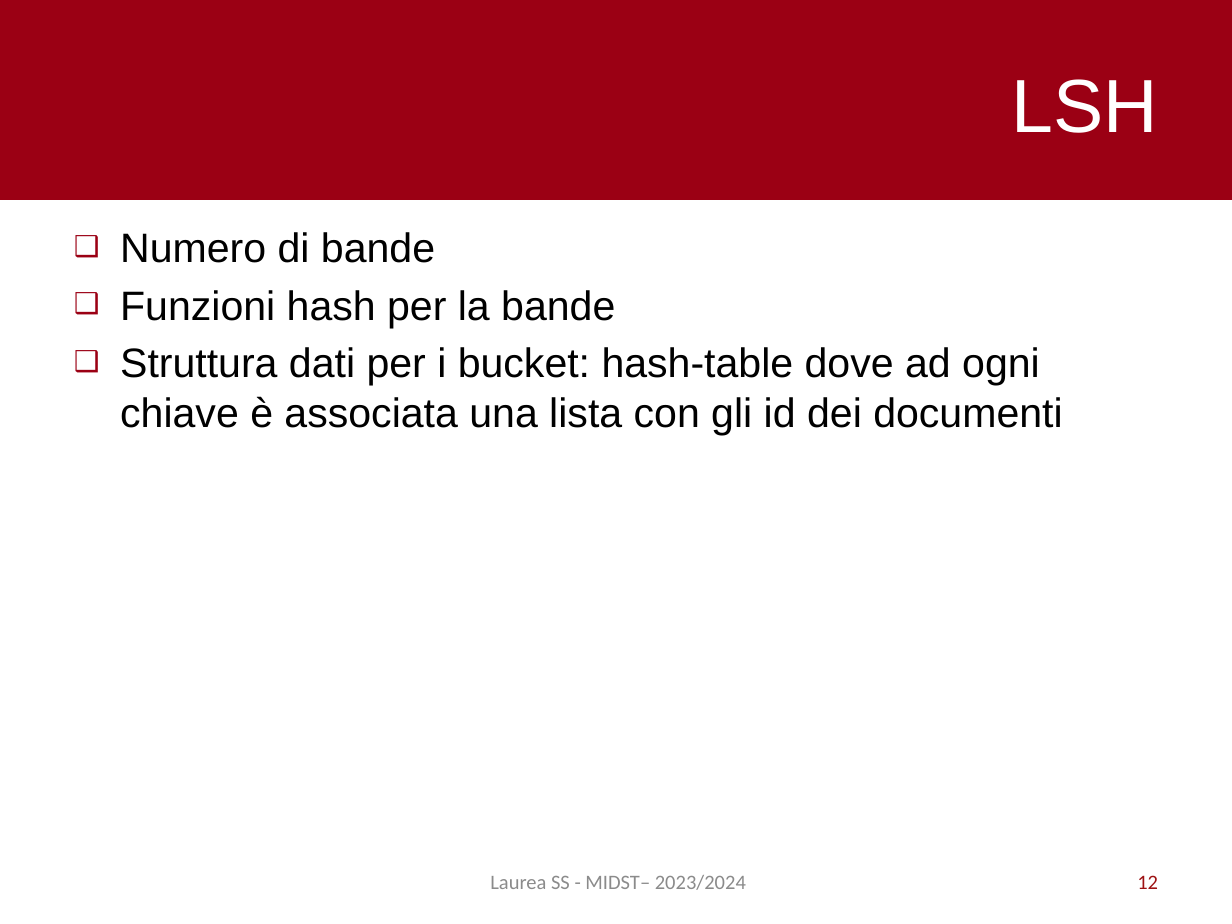
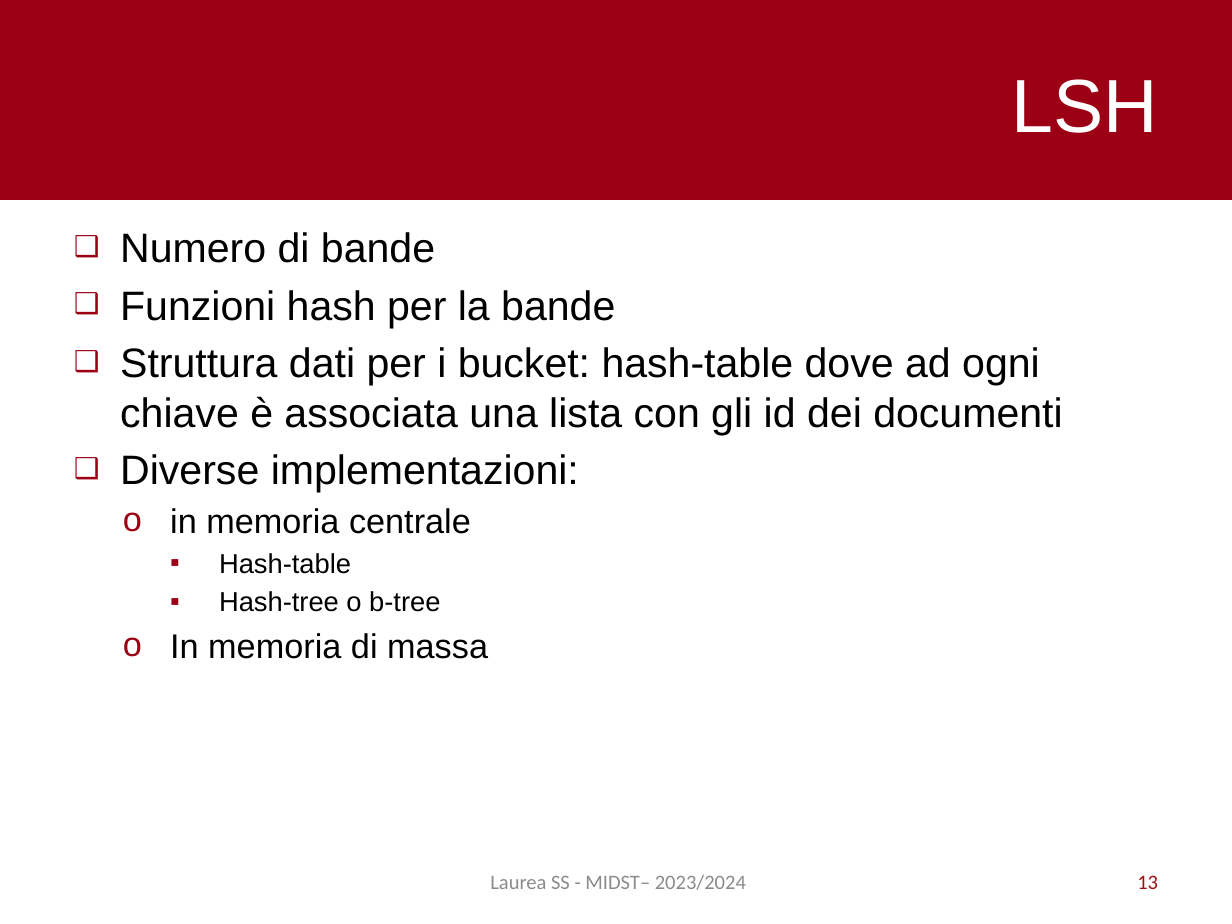
Before and after one commit to pietro-stangherlin/near_duplicate_doc_lsh, a slide deck: slide 13 of slides/ita/slides_ita.pptx (slide 12 before the commit). Drawn at 1232x924 pixels with LibreOffice and Linux fonts; fonts in the diff are those of the drawing. Boxes give left, top, right and bottom in pixels: in the first picture for what was removed or moved away, otherwise in the second. Text is boxed around its words. In the diff, an @@ line names an element or a change of style, - is before the commit and + after.

```diff
--- a/slides/ita/slides_ita.pptx
+++ b/slides/ita/slides_ita.pptx
@@ text at (120,454,579,659): paragraphs added @@
+❑ Diverse implementazioni:
+  o in memoria centrale
+    ▪ Hash-table
+    ▪ Hash-tree o b-tree
+  o In memoria di massa
@@ page number at (1137,875,1158,889): text changed @@
-12
+13
```
Also in this commit, not shown: 1 other slide changed, 1 slide added, 1 other file.
